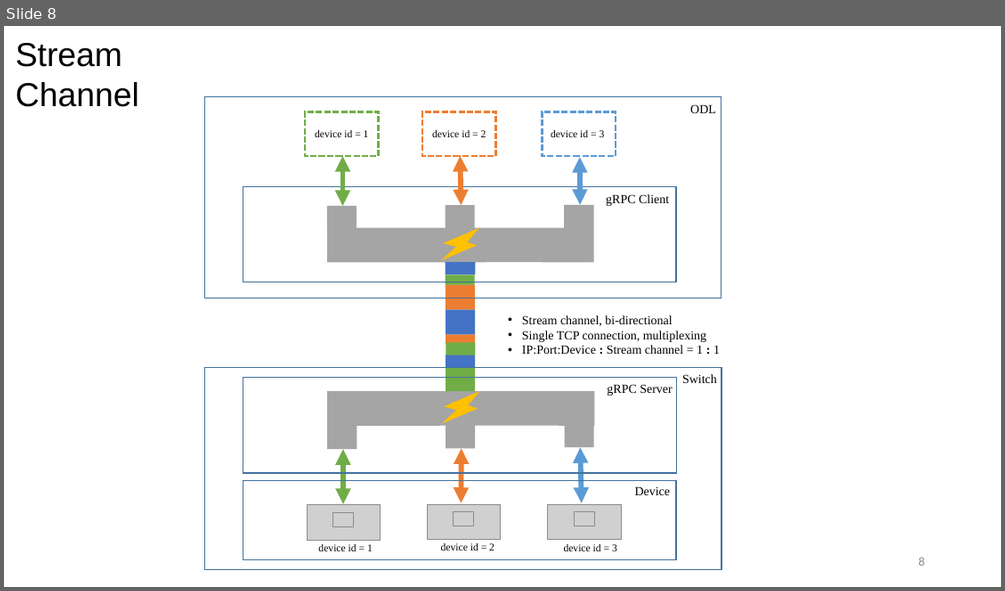
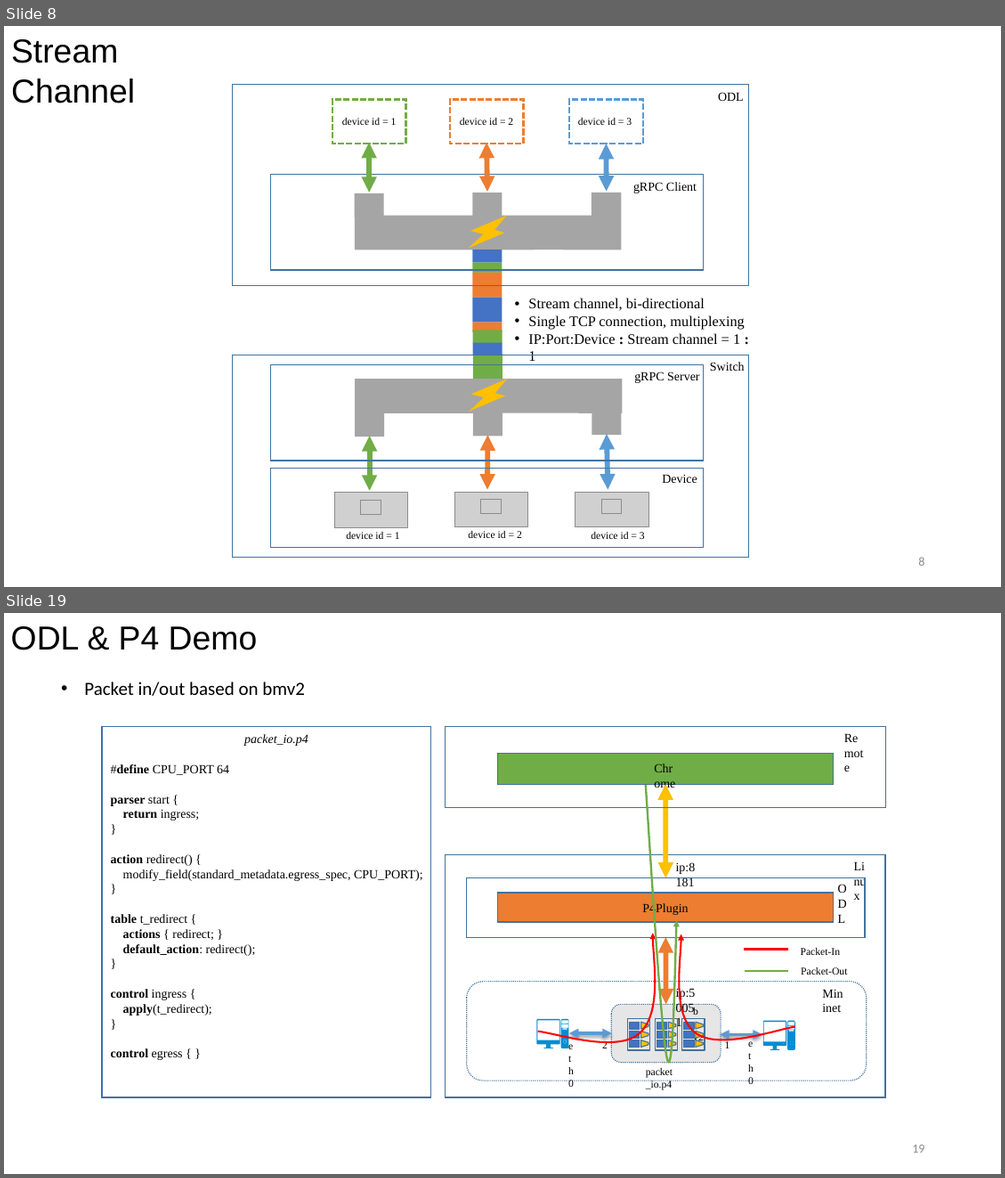
Before and after one commit to dingrui37/resources, a slide deck: ODL+P4 GNTC.pptx. Shown one above the other, each under a label of ours: slide 8 before the commit, slides 8 and 19 after it; the slides between them are not shown. The pictures are 1005x591 and 1005x1178 pixels, drawn with LibreOffice and Linux fonts; fonts in the diff are those of the drawing; grey boxes stand for pictures; background and template pictures are left out. Boxes give left, top, right and bottom in pixels: in the first picture for what was removed or moved away, otherwise in the second. Text is boxed around its words. In the diff, an @@ line names an element or a change of style, - is before the commit and + after.

```diff
--- a/ODL+P4 GNTC.pptx
+++ b/ODL+P4 GNTC.pptx
@@ slide 19 added at (4,613,1001,1174), background #FFFFFF @@
@@ text added at (11,626,258,650), 32 pt, text #000000 @@
+ODL & P4 Demo
@@ text added at (84,682,305,696), 18 pt, text #000000 @@
+• Packet in/out based on bmv2
@@ rectangle added at (102,727,431,1097), outline #43739E 1 pt @@
@@ text added at (111,734,423,1060), 12 pt, text #000000 @@
+packet_io.p4
+#define CPU_PORT 64
+parser start {
+return ingress;
+}
+action redirect() {
+modify_field(standard_metadata.egress_spec, CPU_PORT);
+}
+table t_redirect {
+actions { redirect; }
+default_action: redirect();
+}
+control ingress {
+apply(t_redirect);
+}
+control egress { }
@@ freeform shape added at (646,785,676,1062), outline #70AD47 2 pt @@
@@ group added at (445,727,886,1097): 23 rectangles, 13 texts, 10 freeform shapes, 9 trapezoids, 4 double arrows, 2 rounded rectangles, 2 ellipses @@
+Linux
+ODL
+Mininet
+bmv2
+Chrome
+P4Plugin
+ip:50051
+Remote
+ip:8181
+eth0
+eth0
+2
+1
+packet_io.p4
@@ line added from (744, 949) to (788, 949), #FF0000 2 pt @@
@@ text added at (801,948,841,955), 10 pt, text #000000 @@
+Packet-In
@@ line added from (744, 971) to (788, 971), #70AD47 2 pt @@
@@ text added at (801,967,847,974), 10 pt, text #000000 @@
+Packet-Out
@@ page number added at (912,1144,924,1152), 12 pt, text #8C8C8C @@
+19
@@ slide 8 changed as well @@
@@ text "Stream Channel": place and size @@
-text "Stream Channel" at (16,43,139,107)
+text "Stream Channel" at (11,39,135,103)
@@ 22 rectangles, 8 texts, 6 pictures, 6 double arrows, 4 freeform shapes: place and size @@
-22 rectangles, 8 texts, 6 pictures, 6 double arrows, 4 freeform shapes at (205,96,722,570)
+22 rectangles, 8 texts, 6 pictures, 6 double arrows, 4 freeform shapes at (232,85,749,557)
@@ text "Stream channel, bi-directional": place and size @@
-text "Stream channel, bi-directional" at (522,315,720,354)
+text "Stream channel, bi-directional" at (528,297,744,361)
@@ text "Stream channel, bi-directional" at (528,297,744,361): size 12 to 14 pt @@
```
Also in this commit, not shown: 9 other slides changed, 11 other slides added, 1 slide removed.
